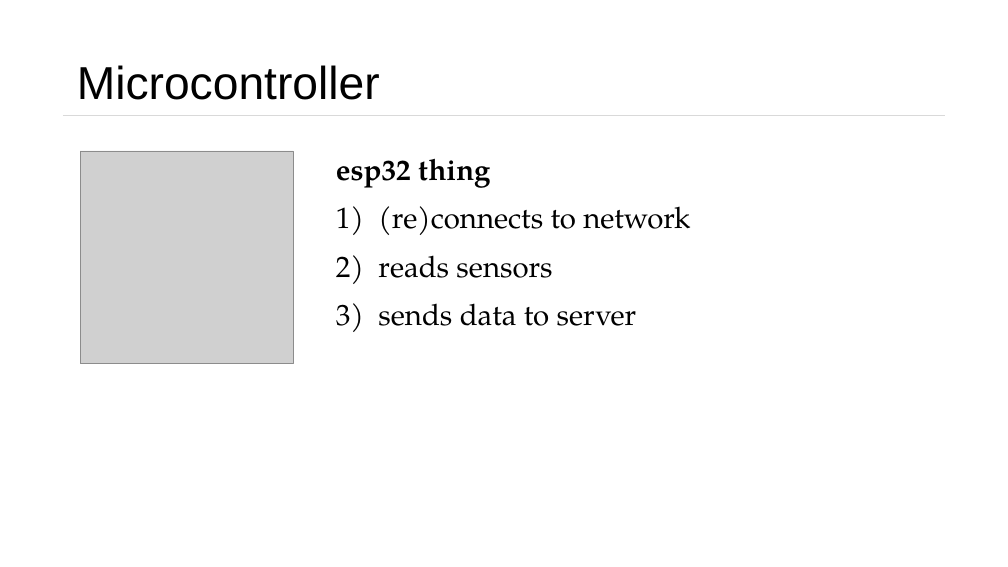
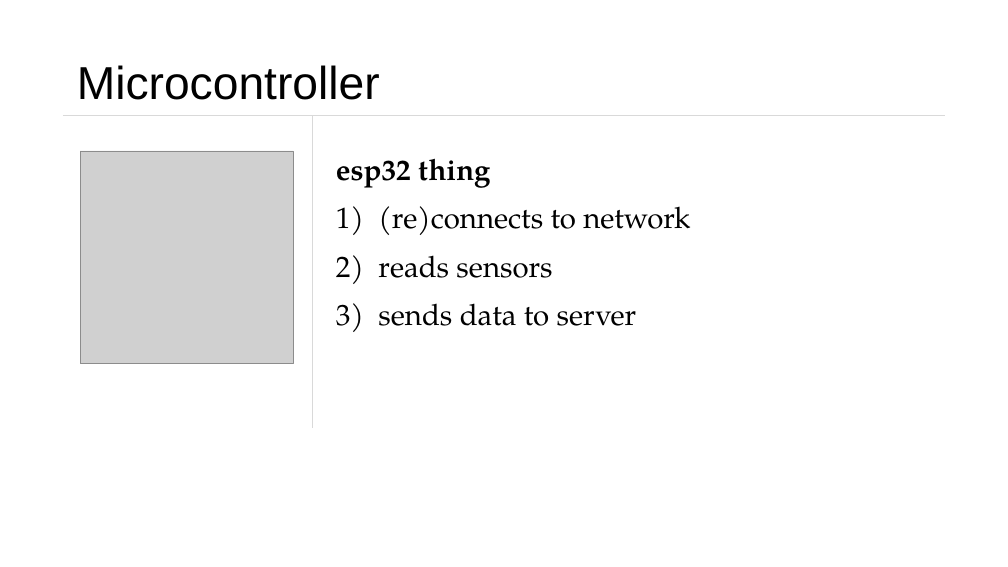
Before and after one commit to Vladnet47/Weather-Station, a slide deck: slide 6 of Presentation.pptx. Drawn at 1008x567 pixels with LibreOffice and Linux fonts; fonts in the diff are those of the drawing; grey boxes stand for pictures. Boxes give left, top, right and bottom in pixels: in the first picture for what was removed or moved away, otherwise in the second. Text is boxed around its words. In the diff, an @@ line names an element or a change of style, - is before the commit and + after.

```diff
--- a/Presentation.pptx
+++ b/Presentation.pptx
@@ line added from (313, 116) to (313, 428), #D9D9D9 0.5 pt @@
```
Also in this commit, not shown: 5 other slides changed, 2 slides added, 2 other files.
